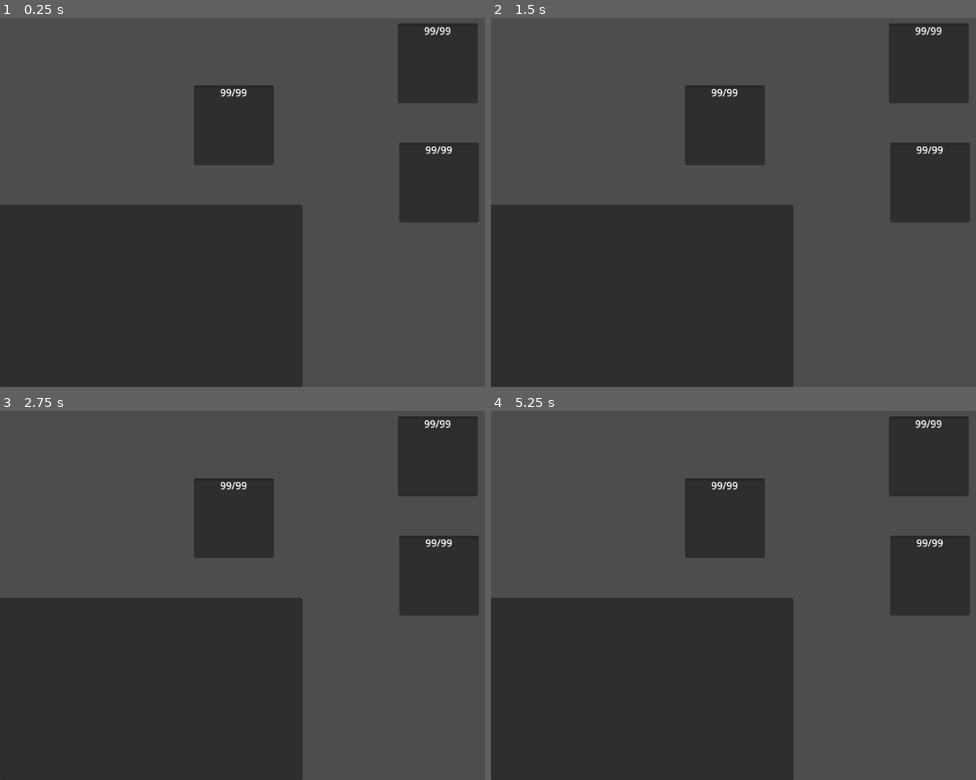
Above: before the commit, frames 1-4 (two rows, left to right).
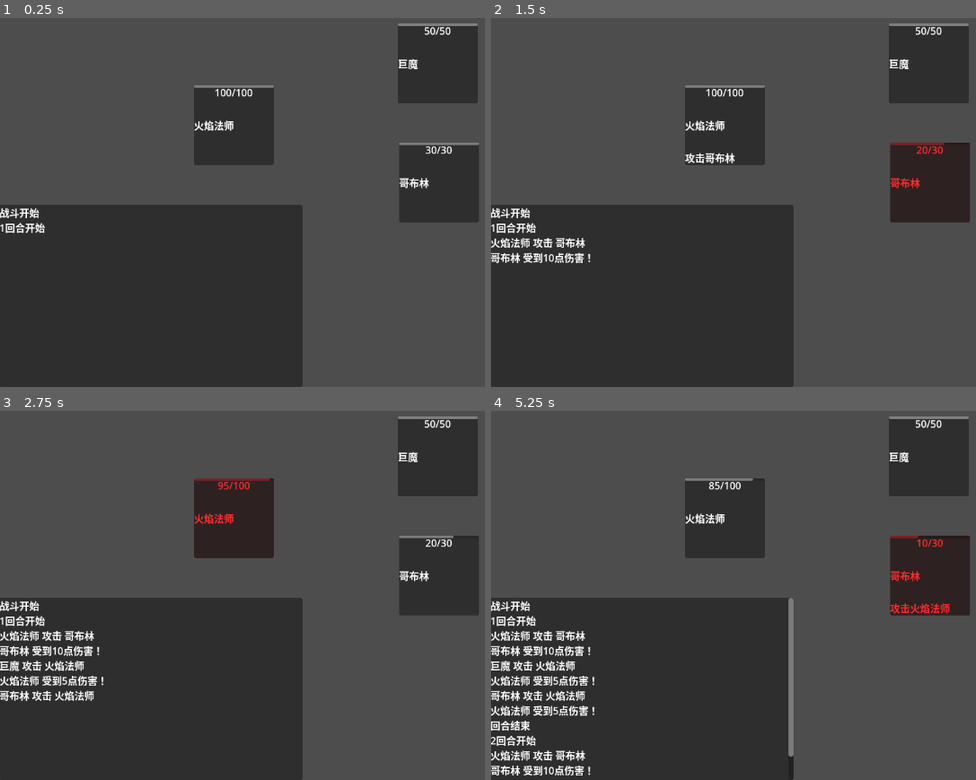
Above: after the commit, the same moments.

Repository: Liweimin0512/godot_nut_dungeon
Game: Godot game, scene res://main.tscn
Two runs of this game, one before a commit and one after it. Both use one fixed random seed, a clock stepped at 60 frames per second and the inputs below.
Inputs:
- Up to frame 1 (0.25 s): no input
- Up to frame 2 (1.5 s): tap Enter at 0.5 s
- Up to frame 3 (2.75 s): no input
- Up to frame 4 (5.25 s): tap Space at 3.5 s; tap Enter at 5 s

The runs differ from the first frame. In frame 1, 1.2% of the frame differs, in the area x 0-99%, y 1-59%; in frame 2, 2.1%; in frame 3, 2.9%; in frame 4, 5.0%, in the area x 0-99%, y 1-99%.
Error before the commit: Parse Error: Identifier "rich_text_label" not declared in the current scope. (res://source/combat_system.gd:21)

Commit message:
逻辑表现分离，数据驱动

Diff:
--- a/main.gd
+++ b/main.gd
@@ -2,28 +2,40 @@
 
 @onready var rich_text_label: RichTextLabel = %RichTextLabel
 
-
 func _ready() -> void:
-	combat_started.connect(
+	CombatSystem.combat_started.connect(
 		func() -> void:
 			rich_text_label.text += "战斗开始\n"
 	)
-	turn_started.connect(
+	CombatSystem.turn_started.connect(
 		func(turn_count: int) -> void:
 			rich_text_label.text += "{0}回合开始\n".format([
 				turn_count,
 			])
 	)
-	turn_ended.connect(
+	CombatSystem.turn_ended.connect(
 		func() -> void:
 			rich_text_label.text += "回合结束\n"
 	)
-	combat_finished.connect(
+	CombatSystem.combat_finished.connect(
 		func() -> void:
 			rich_text_label.text += "战斗胜利\n"
 	)
-	combat_defeated.connect(
+	CombatSystem.combat_defeated.connect(
 		func() -> void:
 			rich_text_label.text += "战斗失败\n"
 	)
-	_combat_start()
+	for combat in CombatSystem.combats:
+		combat.hited.connect(
+			func(target: CombatComponent) -> void:
+				rich_text_label.text += "{0} 攻击 {1}\n".format([
+					combat.owner, target.owner
+				])
+		)
+		combat.hurted.connect(
+			func(damage: int) -> void:
+				rich_text_label.text += "{0} 受到{1}点伤害！\n".format([
+					combat.owner, damage
+				])
+		)
+	CombatSystem.combat_start()
--- a/main.tscn
+++ b/main.tscn
@@ -1,11 +1,13 @@
-[gd_scene load_steps=3 format=3 uid="uid://dcxjfw256ynb5"]
+[gd_scene load_steps=6 format=3 uid="uid://dcxjfw256ynb5"]
 
 [ext_resource type="Script" path="res://main.gd" id="1_i4sev"]
 [ext_resource type="PackedScene" uid="uid://cokqr3cv3dqo6" path="res://source/character.tscn" id="2_tbu6l"]
+[ext_resource type="Resource" uid="uid://dusj10wryboti" path="res://source/character/enemy/goblin.tres" id="3_hrltu"]
+[ext_resource type="Resource" uid="uid://cnxi3o3qyig58" path="res://source/character/enemy/troll.tres" id="4_1cujy"]
+[ext_resource type="Resource" uid="uid://4obtwqc0eawy" path="res://source/character/flame_mage.tres" id="4_8mnob"]
 
 [node name="Main" type="Node2D"]
 script = ExtResource("1_i4sev")
-max_turn_count = null
 
 [node name="CanvasLayer" type="CanvasLayer" parent="."]
 layer = 128
@@ -42,21 +44,12 @@
 
 [node name="EnemyCharacter" parent="." groups=["Character", "Enemy"] instance=ExtResource("2_tbu6l")]
 position = Vector2(640, 256)
-max_health = 50.0
-defense_power = 0.0
-speed = 5.0
-cha_name = "史莱姆"
+character_model = ExtResource("3_hrltu")
 
 [node name="PlayerCharacter" parent="." groups=["Character", "Player"] instance=ExtResource("2_tbu6l")]
 position = Vector2(311, 164)
-max_health = 120.0
-attack_power = 20.0
-speed = 10.0
-cha_name = "勇者"
+character_model = ExtResource("4_8mnob")
 
 [node name="EnemyCharacter2" parent="." groups=["Character", "Enemy"] instance=ExtResource("2_tbu6l")]
 position = Vector2(638, 65)
-max_health = 30.0
-attack_power = 15.0
-speed = 5.0
-cha_name = "软泥怪"
+character_model = ExtResource("4_1cujy")
--- a/source/character.gd
+++ b/source/character.gd
@@ -2,6 +2,8 @@
 class_name Character
 
 ## 战斗角色
+
+@export var character_model : CharacterModel
 
 @onready var label_name: Label = %LabelName
 @onready var animation_player: AnimationPlayer = $AnimationPlayer
@@ -10,35 +12,47 @@
 @onready var label_action: Label = %LabelAction
 @onready var combat_component: CombatComponent = $CombatComponent
 
-
 # 角色的名称
-@export var cha_name : String = ""
-var is_alive : bool :
-	get:
-		return _current_health > 0
+var cha_name : String = ""
 
 func _ready() -> void:
-	_current_health = max_health
+	cha_name = character_model.character_name
+	combat_component.max_health = character_model.max_health
+	combat_component.attack_power = character_model.attack_power
+	combat_component.defense_power = character_model.defense_power
+	combat_component.speed = character_model.speed
+	combat_component.current_health = combat_component.max_health
 	label_name.text = cha_name
-	hited.connect(
-		func(target: Character) -> void:
-			label_action.text = "攻击{0}".format([target])
-			animation_player.play("hit")
-	)
-	hurted.connect(
-		func(_damage) -> void:
-			animation_player.play("hurt")
-	)
-	progress_bar.max_value = max_health
-	progress_bar.value = _current_health
-	label_health.text = "{0}/{1}".format([_current_health,max_health ])
+	progress_bar.max_value = combat_component.max_health
+	progress_bar.value = combat_component.current_health
+	label_health.text = "{0}/{1}".format([
+		combat_component.current_health,
+		combat_component.max_health
+		])
+
+func _on_combat_component_current_health_changed(value: float) -> void:
+	if not progress_bar: progress_bar = $MarginContainer/ProgressBar
+	if not combat_component: combat_component = $CombatComponent
+	progress_bar.value = combat_component.current_health
+	if not label_health : label_health = %LabelHealth
+	label_health.text = "{0}/{1}".format([
+		combat_component.current_health,
+		combat_component.max_health
+		])
+
+func _on_combat_component_died() -> void:
+	animation_player.play("die")
+	await animation_player.animation_finished
+	if is_inside_tree():
+		get_parent().remove_child(self)
+		queue_free()
+
+func _on_combat_component_hited(target: CombatComponent) -> void:
+	label_action.text = "攻击{0}".format([target.owner])
+	animation_player.play("hit")
+
+func _on_combat_component_hurted(damage: int) -> void:
+	animation_player.play("hurt")
 
 func _to_string() -> String:
-	#return "name : {cha_name} speed : {speed} health : {health} attack : {attack} defense : {defense}".format({
-		#"cha_name": cha_name,
-		#"speed": speed,
-		#"health": _current_health,
-		#"attack": attack_power,
-		#"defense": defense_power,
-	#})
 	return cha_name
--- a/source/character.tscn
+++ b/source/character.tscn
@@ -112,12 +112,6 @@
 
 [node name="Character" type="Node2D"]
 script = ExtResource("1_qu267")
-max_health = null
-_current_health = null
-attack_power = null
-defense_power = null
-speed = null
-cha_name = null
 
 [node name="MarginContainer" type="MarginContainer" parent="."]
 custom_minimum_size = Vector2(128, 128)
@@ -158,3 +152,8 @@
 
 [node name="CombatComponent" type="Node" parent="."]
 script = ExtResource("2_ghtna")
+
+[connection signal="current_health_changed" from="CombatComponent" to="." method="_on_combat_component_current_health_changed"]
+[connection signal="died" from="CombatComponent" to="." method="_on_combat_component_died"]
+[connection signal="hited" from="CombatComponent" to="." method="_on_combat_component_hited"]
+[connection signal="hurted" from="CombatComponent" to="." method="_on_combat_component_hurted"]
--- /dev/null
+++ b/source/character/character_model.gd
@@ -0,0 +1,8 @@
+extends Resource
+class_name CharacterModel
+
+@export var character_name : StringName = ""
+@export var max_health : float = 100
+@export var attack_power : float = 10.0
+@export var defense_power : float = 5
+@export var speed : float = 1
--- /dev/null
+++ b/source/character/enemy/goblin.tres
@@ -0,0 +1,11 @@
+[gd_resource type="Resource" script_class="CharacterModel" load_steps=2 format=3 uid="uid://dusj10wryboti"]
+
+[ext_resource type="Script" path="res://source/character/character_model.gd" id="1_qi5g2"]
+
+[resource]
+script = ExtResource("1_qi5g2")
+character_name = &"哥布林"
+max_health = 30.0
+attack_power = 10.0
+defense_power = 5.0
+speed = 5.0
--- /dev/null
+++ b/source/character/enemy/troll.tres
@@ -0,0 +1,11 @@
+[gd_resource type="Resource" script_class="CharacterModel" load_steps=2 format=3 uid="uid://cnxi3o3qyig58"]
+
+[ext_resource type="Script" path="res://source/character/character_model.gd" id="1_yvr0l"]
+
+[resource]
+script = ExtResource("1_yvr0l")
+character_name = &"巨魔"
+max_health = 50.0
+attack_power = 10.0
+defense_power = 5.0
+speed = 5.0
--- /dev/null
+++ b/source/character/flame_mage.tres
@@ -0,0 +1,11 @@
+[gd_resource type="Resource" script_class="CharacterModel" load_steps=2 format=3 uid="uid://4obtwqc0eawy"]
+
+[ext_resource type="Script" path="res://source/character/character_model.gd" id="1_jj07w"]
+
+[resource]
+script = ExtResource("1_jj07w")
+character_name = &"火焰法师"
+max_health = 100.0
+attack_power = 15.0
+defense_power = 5.0
+speed = 10.0
--- /dev/null
+++ b/source/character/lightbringer_knight.tres
@@ -0,0 +1,11 @@
+[gd_resource type="Resource" script_class="CharacterModel" load_steps=2 format=3 uid="uid://ycrrabgaqhj0"]
+
+[ext_resource type="Script" path="res://source/character/character_model.gd" id="1_m72hi"]
+
+[resource]
+script = ExtResource("1_m72hi")
+character_name = &"光明骑士"
+max_health = 100.0
+attack_power = 10.0
+defense_power = 5.0
+speed = 1.0
--- /dev/null
+++ b/source/character/shadow_assassin.tres
@@ -0,0 +1,11 @@
+[gd_resource type="Resource" script_class="CharacterModel" load_steps=2 format=3 uid="uid://cjsaqwsdrqkcy"]
+
+[ext_resource type="Script" path="res://source/character/character_model.gd" id="1_fvorw"]
+
+[resource]
+script = ExtResource("1_fvorw")
+character_name = &"暗影刺客"
+max_health = 100.0
+attack_power = 10.0
+defense_power = 5.0
+speed = 1.0
--- a/source/combat_component.gd
+++ b/source/combat_component.gd
@@ -5,16 +5,21 @@
 @export_storage var current_health : float = 100:
 	set(value):
 		current_health = value
-		#progress_bar.value = current_health
-		#label_health.text = "{0}/{1}".format([current_health,max_health ])
-		current_health_changed.emit()
+		current_health_changed.emit(current_health)
 @export var attack_power : float = 10.0
 @export var defense_power : float = 5
 @export var speed : float = 1
+var is_alive : bool :
+	get:
+		return current_health > 0
 
 signal hited(target: Character)
 signal hurted(damage: int)
 signal current_health_changed(value: float)
+signal died
+
+func _ready() -> void:
+	current_health = max_health
 
 ## 战斗开始
 func combat_start() -> void:
@@ -25,6 +30,7 @@
 	print(self, "====== 回合开始")
 	var target := _get_target()
 	await get_tree().create_timer(0.5).timeout
+	if not target: return
 	await hit(target)
 
 ## 回合结束
@@ -33,10 +39,10 @@
 
 ## 战斗结束
 func combat_end() -> void:
-	print(self, " 战斗结束", "剩余血量: ", _current_health)
+	print(self, " 战斗结束", "剩余血量: ", current_health)
 
 ## 攻击
-func hit(target: Character) -> void:
+func hit(target: CombatComponent) -> void:
 	if not target: return
 	hited.emit(target)
 	await get_tree().create_timer(0.5).timeout
@@ -49,31 +55,28 @@
 func hurt(damage: int) -> void:
 	hurted.emit(damage)
 	print(self, " 受到伤害： ", damage)
-	_current_health -= damage
-	_current_health = max(_current_health, 0)
-	if _current_health <= 0:
+	current_health -= damage
+	current_health = max(current_health, 0)
+	if current_health <= 0:
 		_die()
 
 ## 死亡
 func _die() -> void:
 	print("角色死亡：", self)
-	animation_player.play("die")
-	if not is_inside_tree(): return
-	await get_tree().create_timer(1).timeout
-	get_parent().remove_child(self)
-	queue_free()
+	died.emit()
 
 ## 获取目标
-func _get_target() -> Character:
+func _get_target() -> CombatComponent:
 	if not is_instance_valid(self): return null
 	var tree := get_tree()
 	if not is_instance_valid(tree): return null
-	var target : Character
-	if is_in_group("Player"):
+	var target : CombatComponent
+	if owner.is_in_group("Player"):
 		var enemies := tree.get_nodes_in_group("Enemy")
-		target = enemies.pick_random()
+		if enemies.is_empty(): return null
+		target = enemies.pick_random().combat_component
 	else:
-
 		var players := tree.get_nodes_in_group("Player")
-		target = players.pick_random()
+		if players.is_empty(): return null
+		target = players.pick_random().combat_component
 	return target
--- a/source/combat_system.gd
+++ b/source/combat_system.gd
@@ -1,8 +1,13 @@
 extends Node
 
 @export var max_turn_count: int = 99
-var _combat_characters : Array[Character]
 var _turn_count : int = 0
+var combats : Array[CombatComponent]:
+	get:
+		var cs: Array[CombatComponent]
+		for cha : Character in get_tree().get_nodes_in_group("Character"):
+			cs.append(cha.combat_component)
+		return cs
 
 signal combat_started
 signal turn_started
@@ -10,26 +15,15 @@
 signal combat_finished
 signal combat_defeated
 
+func combat_start() -> void:
+	_combat_start()
+
 ## 战斗开始
 func _combat_start() -> void:
 	print("战斗开始！")
 	combat_started.emit()
-	for cha : Character in get_tree().get_nodes_in_group("Character"):
-		_combat_characters.append(cha as Character)
-		cha.hited.connect(
-			func(target: Character) -> void:
-				rich_text_label.text += "{0} 攻击 {1}\n".format([
-					cha, target
-				])
-		)
-		cha.hurted.connect(
-			func(damage: int) -> void:
-				rich_text_label.text += "{0} 受到{1}点伤害！\n".format([
-					cha, damage
-				])
-		)
-	for character in _combat_characters:
-		character.combat_start()
+	for combat in combats:
+		combat.combat_start()
 	_turn_start()
 
 ## 回合开始
@@ -37,16 +31,17 @@
 	_turn_count += 1
 	print(_turn_count, "回合开始===================")
 	turn_started.emit(_turn_count)
-	_combat_characters.shuffle()
-	_combat_characters.sort_custom(
-		func(a: Character, b: Character) -> bool:
+	var cs := combats.duplicate()
+	cs.shuffle()
+	cs.sort_custom(
+		func(a: CombatComponent, b: CombatComponent) -> bool:
 			if not a or not b: return false
 			return a.speed > b.speed
 	)
-	for character in _combat_characters:
-		if not is_instance_valid(character): continue
-		if not character.is_alive: continue
-		await character.turn_start()
+	for combat in cs:
+		if not is_instance_valid(combat): continue
+		if not combat.is_alive: continue
+		await combat.turn_start()
 	_turn_end()
 
 ## 回合结束
@@ -59,25 +54,25 @@
 		if _turn_count >= max_turn_count:
 			print("回合数耗尽")
 			_combat_defeat()
-		for character in _combat_characters:
-			if not is_instance_valid(character): continue
-			character.turn_end()
+		for combat in combats:
+			if not is_instance_valid(combat): continue
+			combat.turn_end()
 		print("回合结束===================")
 		turn_ended.emit()
 		_turn_start()
 
 ## 战斗胜利
 func _combat_finish() -> void:
-	for cha in _combat_characters:
-		if not cha : continue
-		cha.combat_end()
+	for combat in combats:
+		if not combat : continue
+		combat.combat_end()
 	print("===== 战斗胜利 =====, 回合数： ", _turn_count)
 	combat_finished.emit()
 
 ## 战斗失败
 func _combat_defeat() -> void:
-	for cha in _combat_characters:
-		if not cha : continue
-		cha.combat_end()
+	for combat in combats:
+		if not combat : continue
+		combat.combat_end()
 	print("===== 战斗失败 =====, 回合数： ", _turn_count)
 	combat_defeated.emit()
